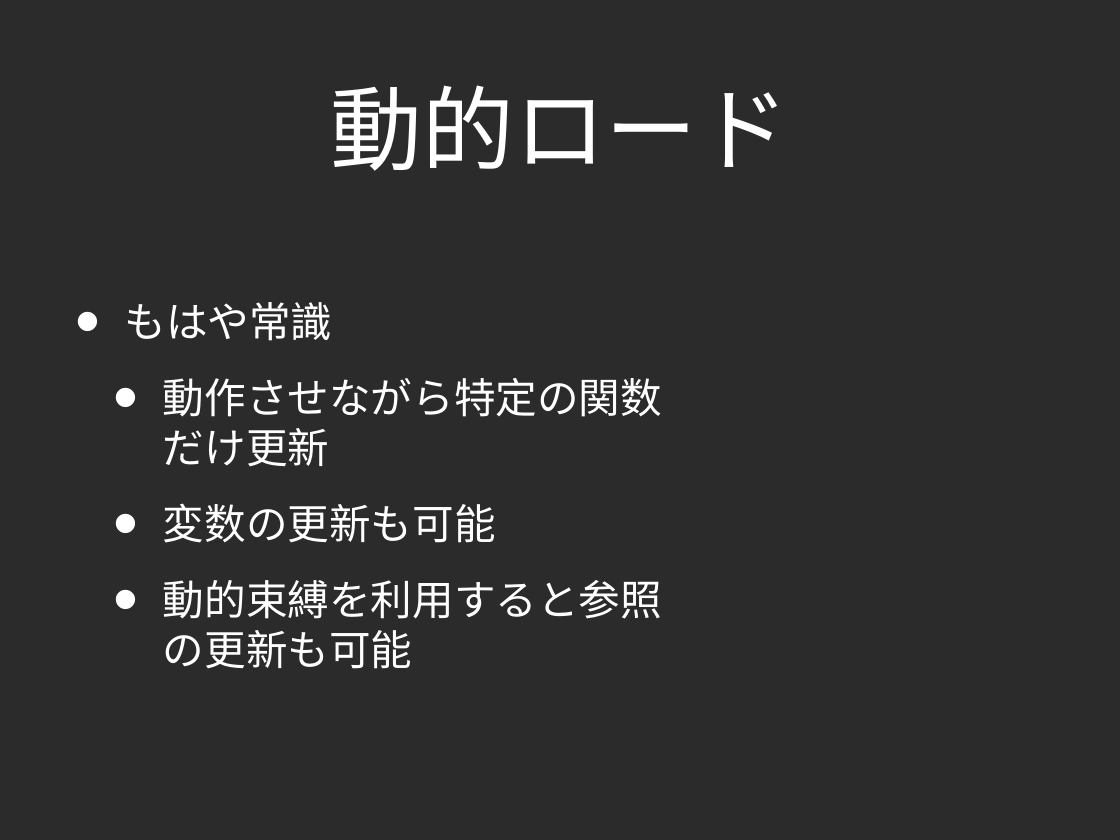
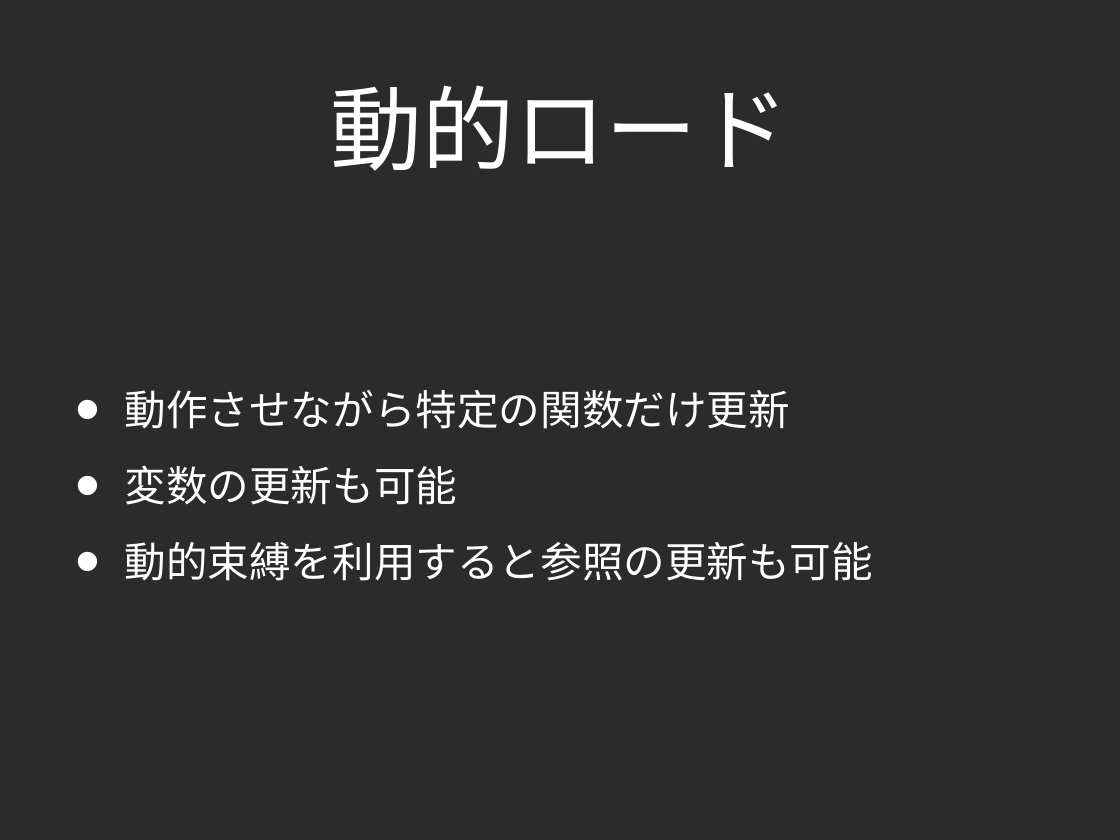
Before and after one commit to lambdasakura/doc, a slide deck: slide 20 of zengeren/fast_game_development_2010:02:12.ppt (slide 19 before the commit). Drawn at 1120x840 pixels with LibreOffice and Linux fonts; fonts in the diff are those of the drawing; background and template pictures are left out; a plain dark background stands for a picture behind light text. Boxes give left, top, right and bottom in pixels: in the first picture for what was removed or moved away, otherwise in the second. Text is boxed around its words. In the diff, an @@ line names an element or a change of style, - is before the commit and + after.

```diff
--- a/zengeren/fast_game_development_2010:02:12.ppt
+++ b/zengeren/fast_game_development_2010:02:12.ppt
@@ text "動作させながら特定の関数だけ更新" at [125, 390, 873, 581]: list level 2 to 1 in "動作させながら特定の関数だけ更新"; list level 2 to 1 in "変数の更新も可能"; list level 2 to 1 in "動的束縛を利用すると参照の更新も可能" @@
@@ text at [125, 302, 333, 341]: paragraph removed @@
-• もはや常識
```
Also in this commit, not shown: 11 other slides changed, 8 slides added, 3 slides removed.
